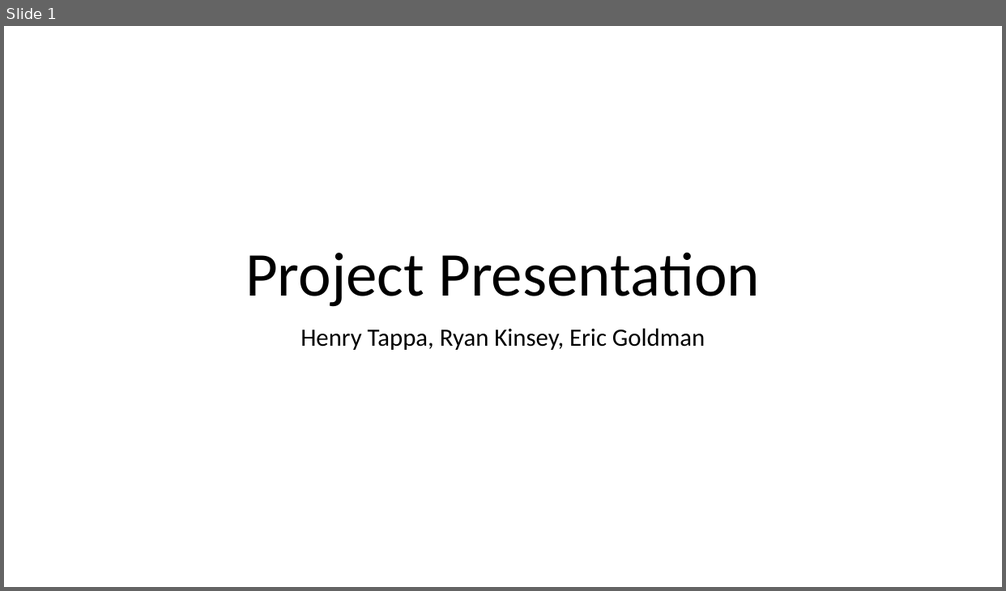
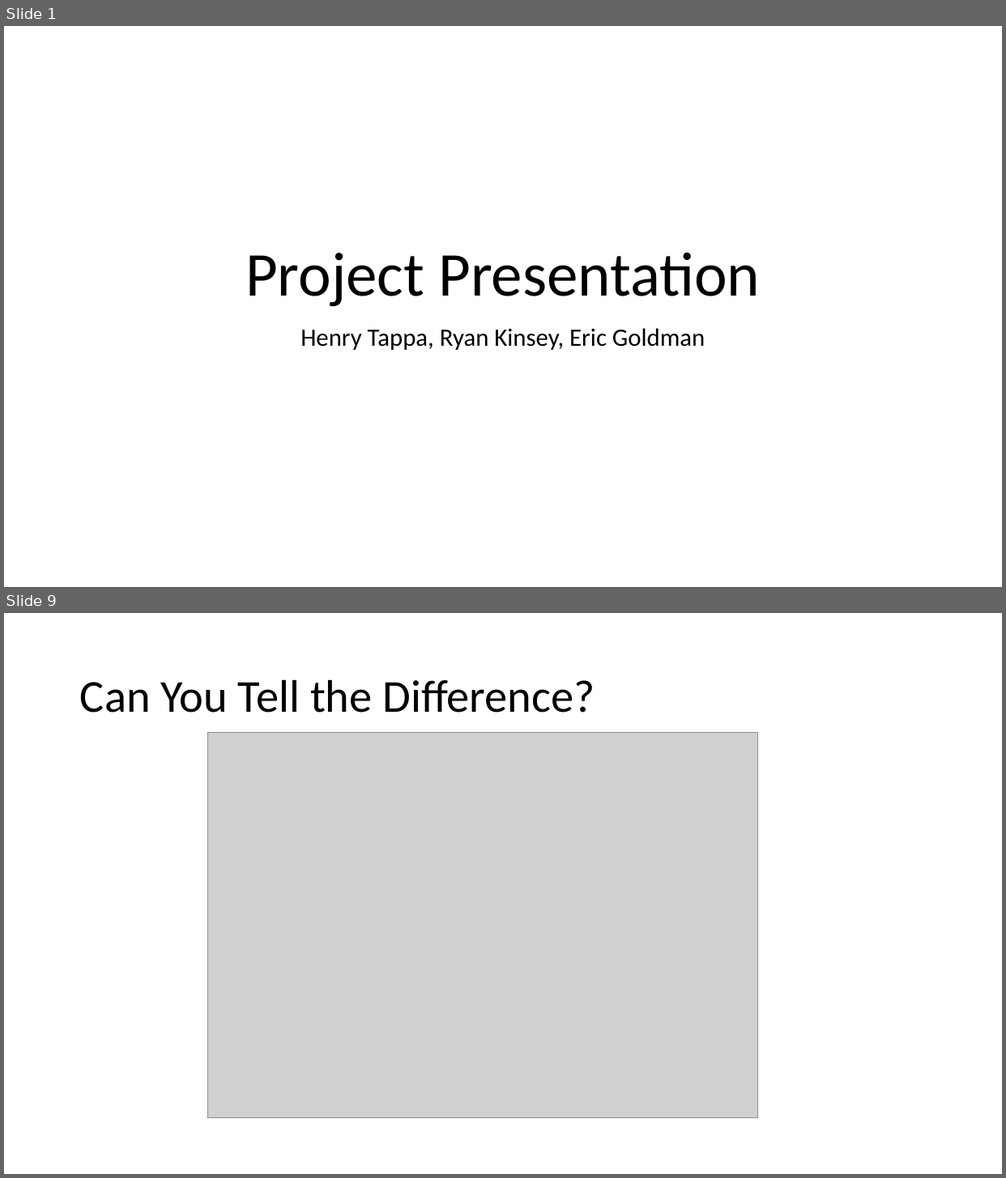
Before and after one commit to htappa/CNN-ImageClassification, a slide deck: Final-Group-Presentation/Group4ProjectPresentation.pptx. Shown one above the other, each under a label of ours: slide 1 before the commit, slides 1 and 9 after it; the slides between them are not shown. The pictures are 1006x591 and 1006x1178 pixels, drawn with LibreOffice and Linux fonts; fonts in the diff are those of the drawing; grey boxes stand for pictures. Boxes give left, top, right and bottom in pixels: in the first picture for what was removed or moved away, otherwise in the second. Text is boxed around its words. In the diff, an @@ line names an element or a change of style, - is before the commit and + after.

```diff
--- a/Final-Group-Presentation/Group4ProjectPresentation.pptx
+++ b/Final-Group-Presentation/Group4ProjectPresentation.pptx
@@ slide 9 added at (4, 613, 1002, 1174), background #FFFFFF @@
@@ title added at (80, 679, 594, 713), 44 pt, text #000000 @@
+Can You Tell the Difference?
@@ picture added at (207, 732, 758, 1118) @@
```
Also in this commit, not shown: 8 other slides added, 1 other file.
